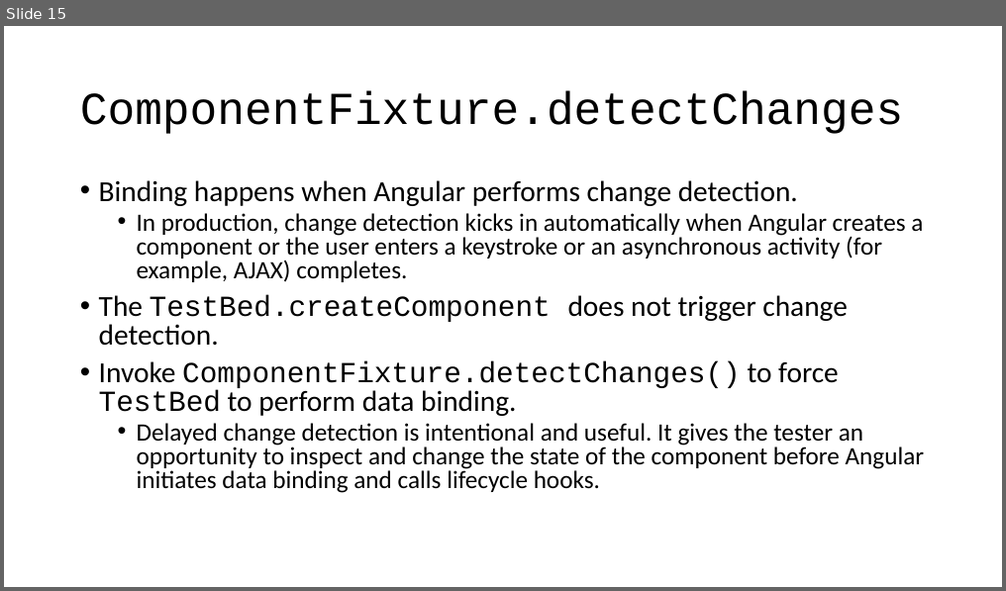
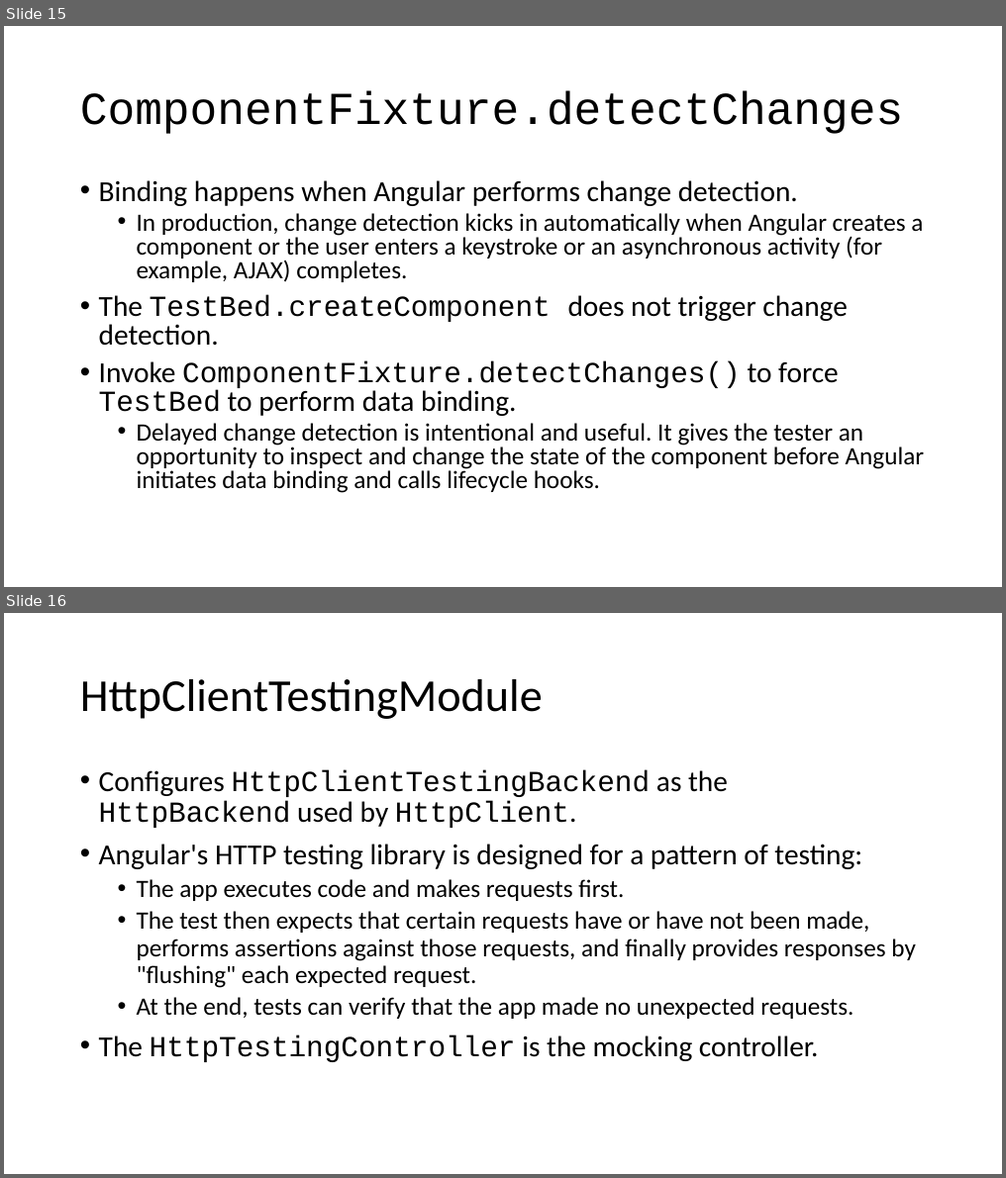
Before and after one commit to cebartling/test-driven, a slide deck: presentations/Introduction to Angular Unit Testing.pptx. Shown one above the other, each under a label of ours: slide 15 before the commit, slides 15 and 16 after it. The pictures are 1006x591 and 1006x1178 pixels, drawn with LibreOffice and Linux fonts; fonts in the diff are those of the drawing. Boxes give left, top, right and bottom in pixels: in the first picture for what was removed or moved away, otherwise in the second. Text is boxed around its words. In the diff, an @@ line names an element or a change of style, - is before the commit and + after.

Commit message:
Updating Angular unit testing support presentation

```diff
--- a/presentations/Introduction to Angular Unit Testing.pptx
+++ b/presentations/Introduction to Angular Unit Testing.pptx
@@ slide 16 added at box(4, 613, 1002, 1174), background #FFFFFF @@
@@ title added at box(80, 679, 543, 719), 44 pt, text #000000 @@
+HttpClientTestingModule
@@ text added at box(99, 770, 916, 1062), 24 pt, text #000000 @@
+• Configures HttpClientTestingBackend as the HttpBackend used by HttpClient.
+• Angular's HTTP testing library is designed for a pattern of testing:
+  • The app executes code and makes requests first.
+  • The test then expects that certain requests have or have not been made, performs assertions against those requests, and finally provides responses by "flushing" each expected request.
+  • At the end, tests can verify that the app made no unexpected requests.
+• The HttpTestingController is the mocking controller.
```
Also in this commit, not shown: 2 other slides added.
